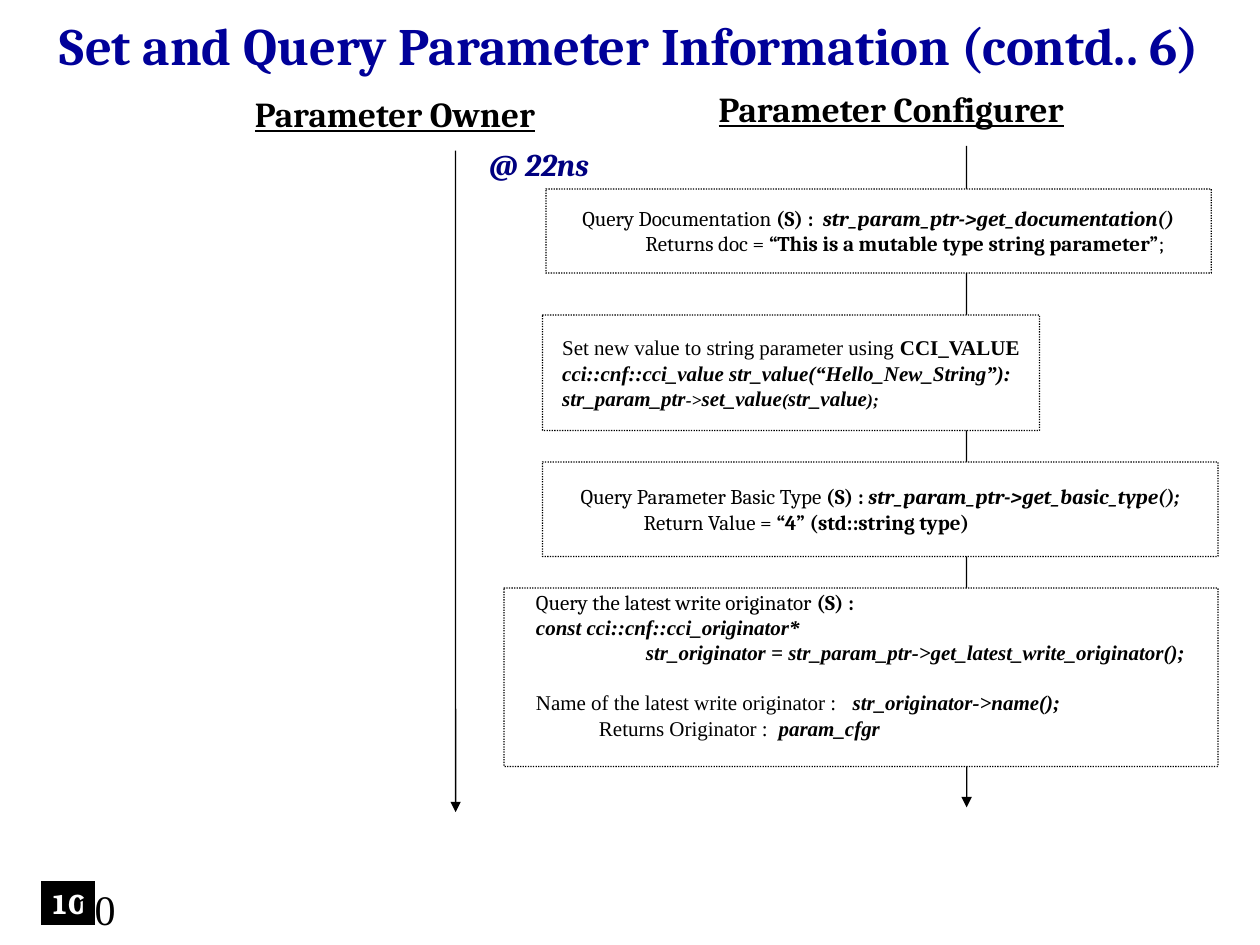
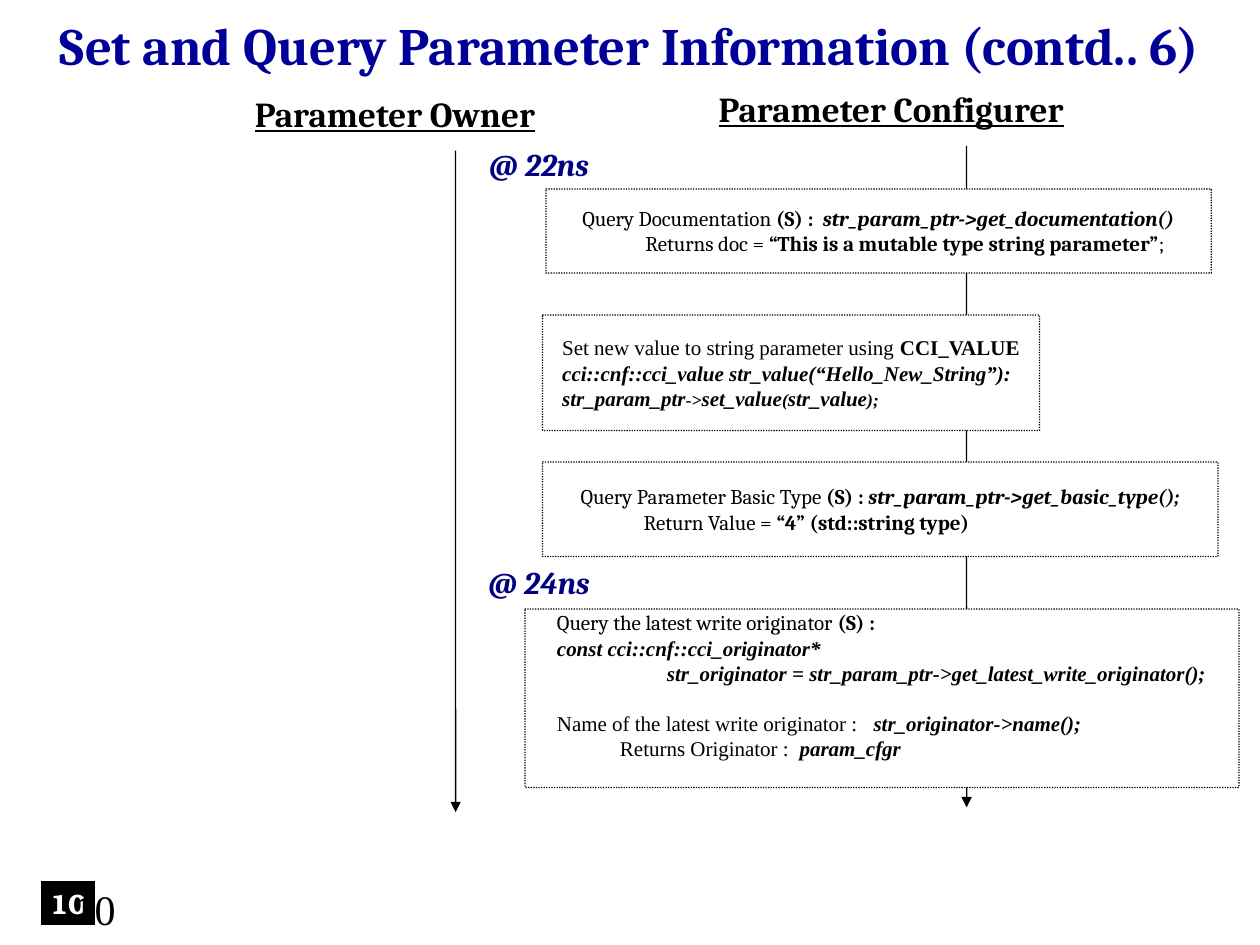
Before and after one commit to accellera-official/cci, a slide deck: slide 10 of examples/ex7_Parameter_Information/docs/ex7_Parameter_Information.ppt. Drawn at 1260x945 pixels with LibreOffice and Linux fonts; fonts in the diff are those of the drawing; background and template pictures are left out. Boxes give left, top, right and bottom in pixels: in the first picture for what was removed or moved away, otherwise in the second. Text is boxed around its words. In the diff, an @@ line names an element or a change of style, - is before the commit and + after.

```diff
--- a/examples/ex7_Parameter_Information/docs/ex7_Parameter_Information.ppt
+++ b/examples/ex7_Parameter_Information/docs/ex7_Parameter_Information.ppt
@@ text added at <box>524,572,589,595</box>, 18 pt, text #000080, bold, italic @@
+@ 24ns
@@ rounded rectangle "Query the latest write originator ...": place and size @@
-rounded rectangle "Query the latest write originator ..." at <box>504,588,1218,767</box>
+rounded rectangle "Query the latest write originator ..." at <box>525,609,1240,788</box>
```
Also in this commit, not shown: 2 other slides changed, 4 other files.
